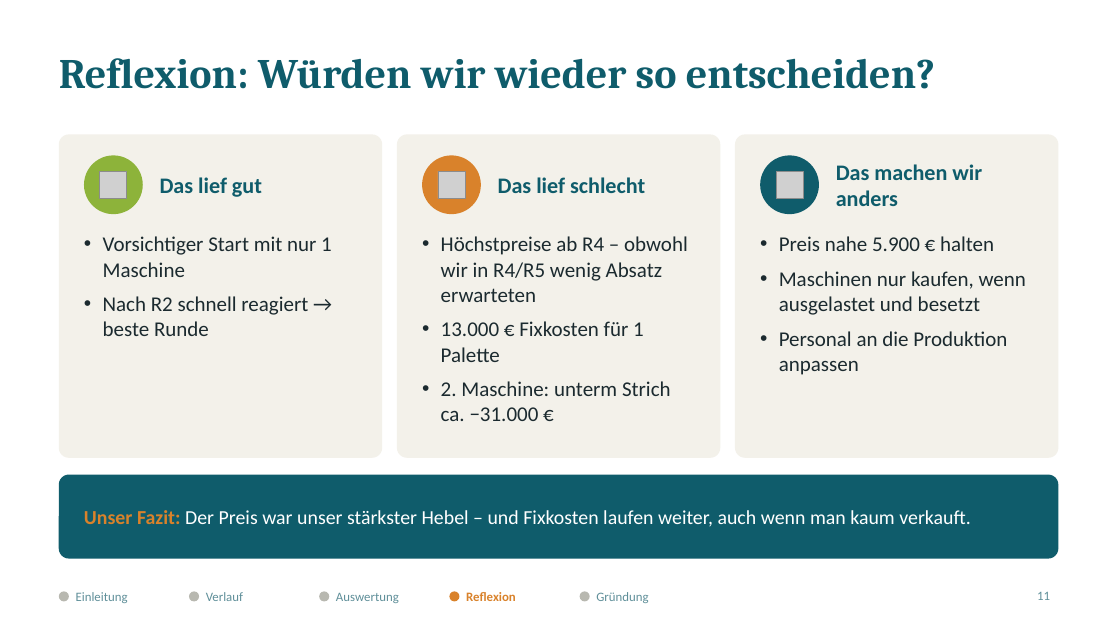
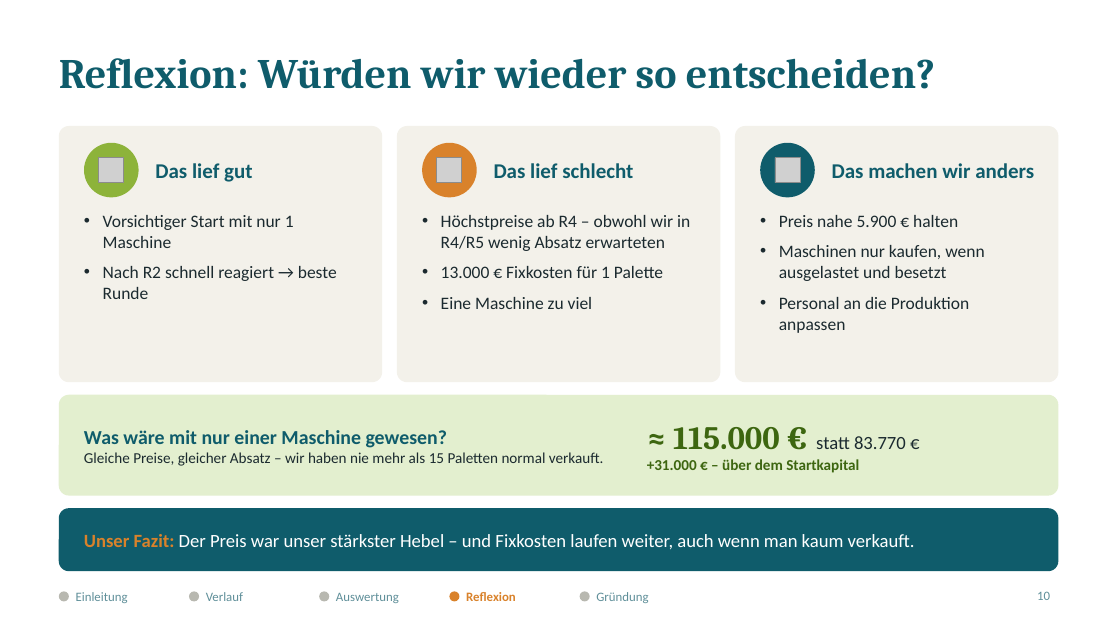
Before and after one commit to jofy0002/claude-workspace, a slide deck: slide 10 of endpraesentation/Elbharz_Endpraesentation.pptx (slide 11 before the commit). Drawn at 1120x630 pixels with LibreOffice and Linux fonts; fonts in the diff are those of the drawing; grey boxes stand for pictures. Boxes give left, top, right and bottom in pixels: in the first picture for what was removed or moved away, otherwise in the second. Text is boxed around its words. In the diff, an @@ line names an element or a change of style, - is before the commit and + after.

```diff
--- a/endpraesentation/Elbharz_Endpraesentation.pptx
+++ b/endpraesentation/Elbharz_Endpraesentation.pptx
@@ rounded rectangle resized from (x1=59, y1=134, x2=382, y2=458) to (x1=59, y1=126, x2=382, y2=382) @@
@@ ellipse resized from (x1=84, y1=155, x2=143, y2=214) to (x1=84, y1=143, x2=139, y2=197) @@
@@ size 19 to 18 pt in 3 elements at (x1=494, y1=163, x2=633, y2=178), (x1=832, y1=163, x2=1034, y2=178), (x1=155, y1=163, x2=252, y2=182) @@
@@ text "Das lief gut" moved from (x1=160, y1=177, x2=262, y2=197) to (x1=155, y1=163, x2=252, y2=182) @@
@@ proportions changed in 3 elements at (x1=59, y1=126, x2=382, y2=382), (x1=735, y1=126, x2=1059, y2=382), (x1=397, y1=126, x2=720, y2=382) @@
@@ rounded rectangle resized from (x1=397, y1=134, x2=720, y2=458) to (x1=397, y1=126, x2=720, y2=382) @@
@@ ellipse resized from (x1=423, y1=155, x2=481, y2=214) to (x1=423, y1=143, x2=477, y2=197) @@
@@ text "Das lief schlecht" moved from (x1=498, y1=177, x2=645, y2=193) to (x1=494, y1=163, x2=633, y2=178) @@
@@ rounded rectangle resized from (x1=735, y1=134, x2=1059, y2=458) to (x1=735, y1=126, x2=1059, y2=382) @@
@@ ellipse resized from (x1=760, y1=155, x2=819, y2=214) to (x1=760, y1=143, x2=815, y2=197) @@
@@ 3 pictures moved together from (x1=100, y1=171, x2=803, y2=198) to (x1=99, y1=158, x2=801, y2=183) @@
@@ text "Vorsichtiger Start mit nur 1 ..." moved from (x1=103, y1=236, x2=332, y2=336) to (x1=103, y1=215, x2=337, y2=299) @@
@@ text "Vorsichtiger Start mit nur 1 ..." at (x1=103, y1=215, x2=337, y2=299): size 18 to 15 pt @@
@@ text "Höchstpreise ab R4 – obwohl ..." moved from (x1=441, y1=236, x2=688, y2=421) to (x1=441, y1=215, x2=690, y2=309) @@
@@ text at (x1=441, y1=215, x2=690, y2=278): size 18 to 15 pt in "Höchstpreise ab R4 – obwohl wir in ...", "13.000 € Fixkosten für 1 Palette" @@
@@ text "Preis nahe 5.900 € halten" at (x1=779, y1=215, x2=984, y2=333): size 18 to 15 pt @@
@@ text "Preis nahe 5.900 € halten" moved from (x1=779, y1=236, x2=1026, y2=315) to (x1=779, y1=215, x2=984, y2=333) @@
@@ text at (x1=441, y1=297, x2=593, y2=309): text changed; size 18 to 15 pt @@
-• 2. Maschine: unterm Strich ca. −31.000 €
+• Eine Maschine zu viel
@@ rounded rectangle resized from (x1=59, y1=475, x2=1059, y2=559) to (x1=59, y1=395, x2=1059, y2=496) @@
@@ rounded rectangle at (x1=59, y1=395, x2=1059, y2=496): fill #0F5C6B to #E3EFCF; proportions changed @@
@@ text added at (x1=84, y1=430, x2=603, y2=466), 13 pt, text #1B2A2F @@
+Was wäre mit nur einer Maschine gewesen?
+Gleiche Preise, gleicher Absatz – wir haben nie mehr als 15 Paletten normal verkauft.
@@ text added at (x1=647, y1=427, x2=906, y2=473), 13 pt, text #3D6610, bold @@
+≈ 115.000 € statt 83.770 €
++31.000 € – über dem Startkapital
@@ rounded rectangle added at (x1=59, y1=508, x2=1059, y2=571), fill #0F5C6B @@
@@ text "Unser Fazit: Der Preis war ..." moved from (x1=84, y1=510, x2=970, y2=527) to (x1=84, y1=534, x2=915, y2=549) @@
@@ text "Unser Fazit: Der Preis war ..." at (x1=84, y1=534, x2=915, y2=549): size 17 to 16 pt @@
@@ page number at (x1=1037, y1=591, x2=1050, y2=600): text changed @@
-11
+10
```
Also in this commit, not shown: 1 other slide changed, 1 slide removed, 6 other files.
